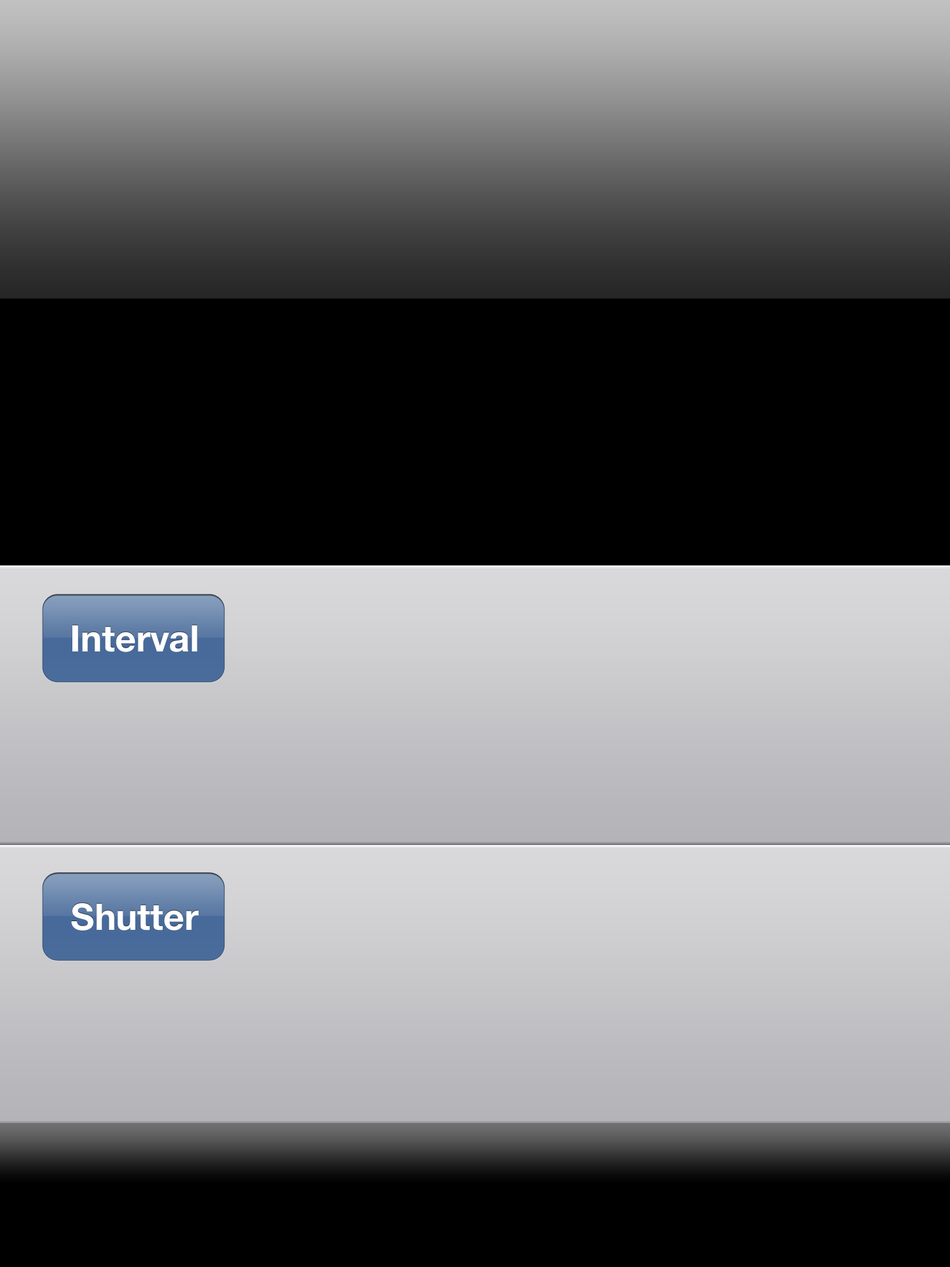
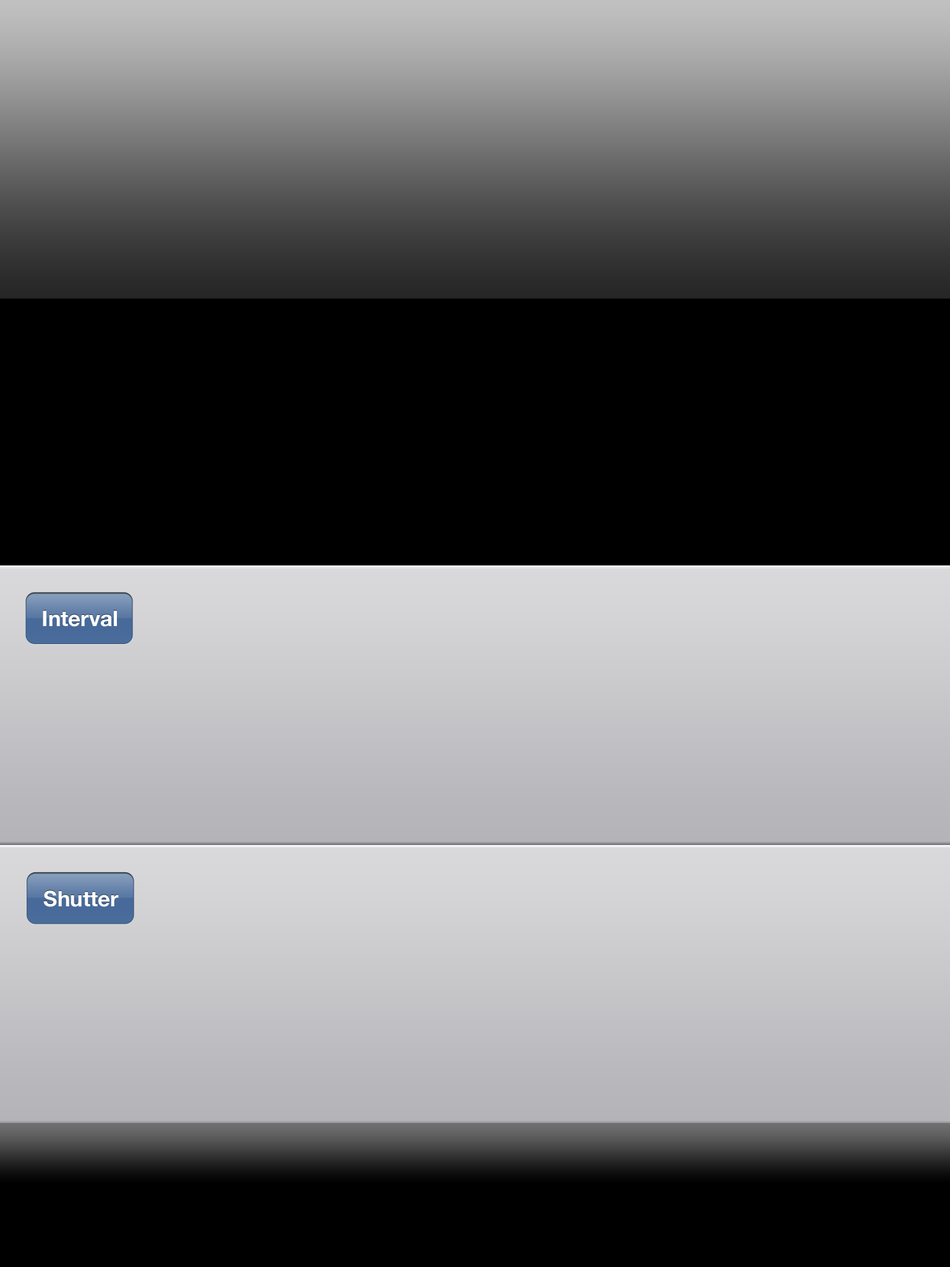
Comparing the layer stacks of the two 950x1267 images. Changes:
painted on "Label" (1st of 4, in "Button (Grey Blue) copy") over [43, 890, 199, 931]
painted on "Button" (1st of 2, in "Button (Grey Blue) copy") over [26, 871, 226, 961]
painted on "Label" (2nd of 4, in "Button (Grey Blue)") over [42, 610, 198, 652]
painted on "Button" (2nd of 2, in "Button (Grey Blue)") over [25, 591, 226, 683]
painted on "bottom shadow" (2nd of 2, in "grey gradient list" › "grey gradient list copy") over [0, 1120, 950, 1122]
